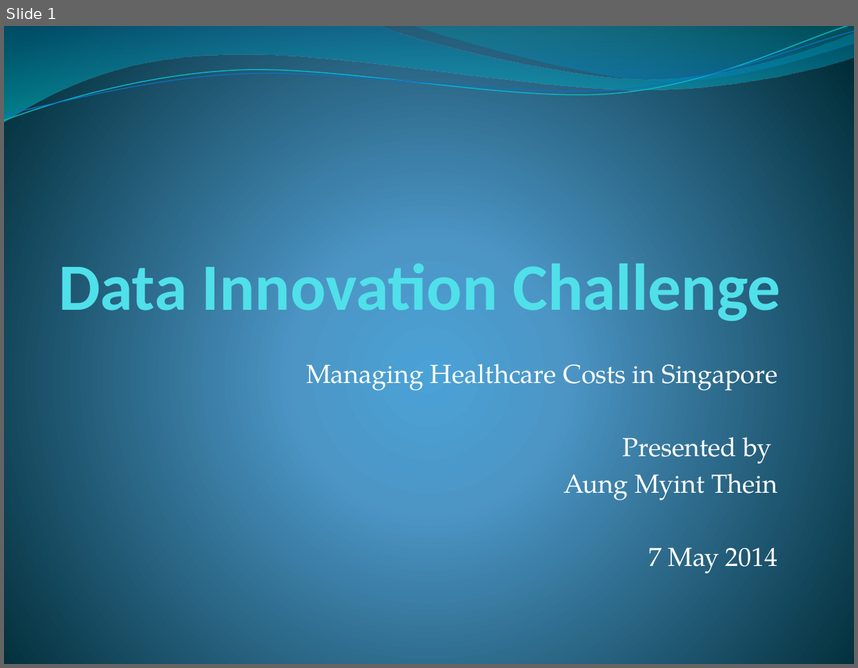
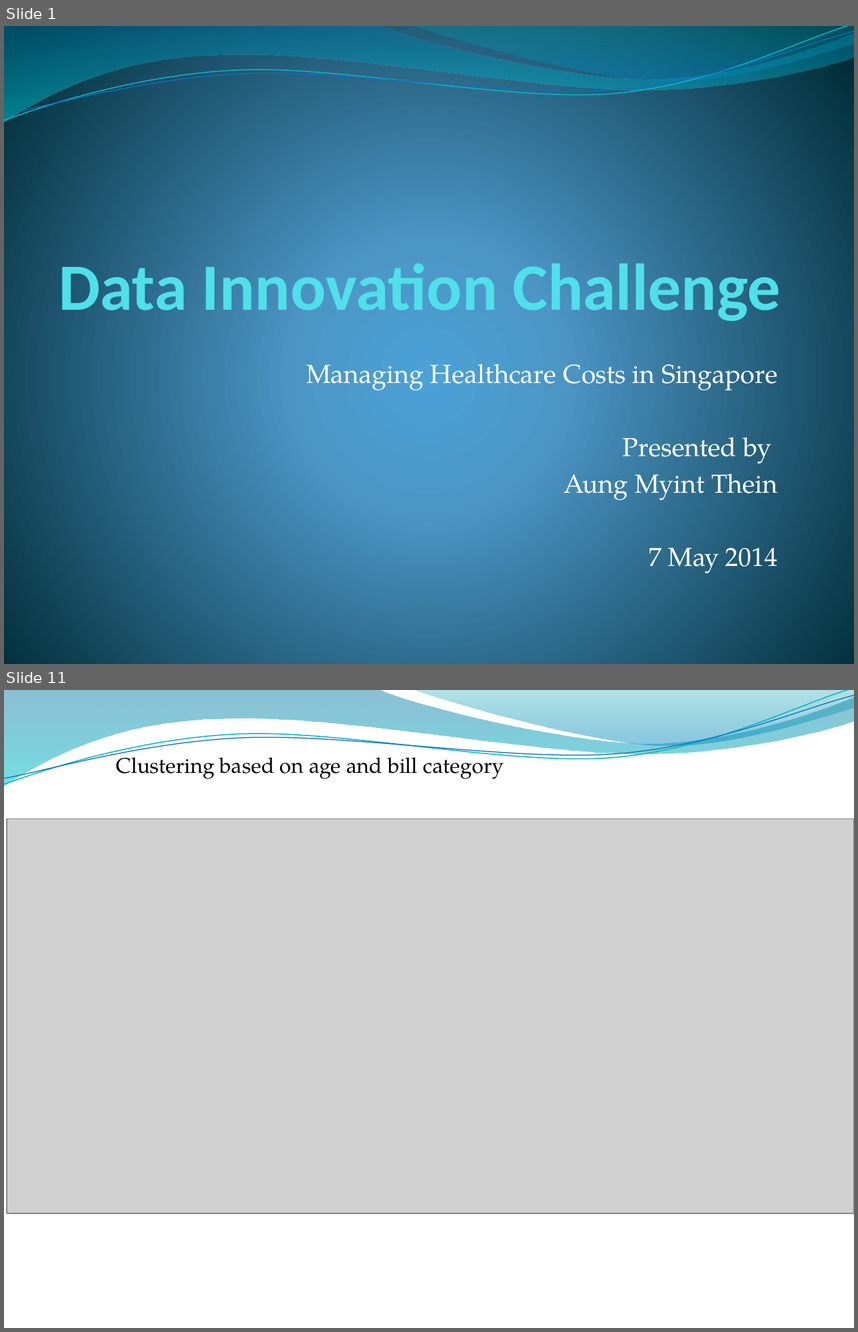
Before and after one commit to Aung-Myint-Thein/test-medical-data, a slide deck: Slides/Data Innovation Challenge.pptx. Shown one above the other, each under a label of ours: slide 1 before the commit, slides 1 and 11 after it; the slides between them are not shown. The pictures are 858x668 and 858x1332 pixels, drawn with LibreOffice and Linux fonts; fonts in the diff are those of the drawing; grey boxes stand for pictures; background and template pictures are left out. Boxes give left, top, right and bottom in pixels: in the first picture for what was removed or moved away, otherwise in the second. Text is boxed around its words. In the diff, an @@ line names an element or a change of style, - is before the commit and + after.

```diff
--- a/Slides/Data Innovation Challenge.pptx
+++ b/Slides/Data Innovation Challenge.pptx
@@ slide 11 added at (4,690,854,1328), background picture (left out); not listed: 4 template elements that a slide beside it also shows @@
@@ text added at (116,751,505,779), 18 pt, text #000000 @@
+Clustering based on age and bill category
@@ picture added at (7,819,854,1214) @@
```
Also in this commit, not shown: 10 other slides added, 3 other files.
